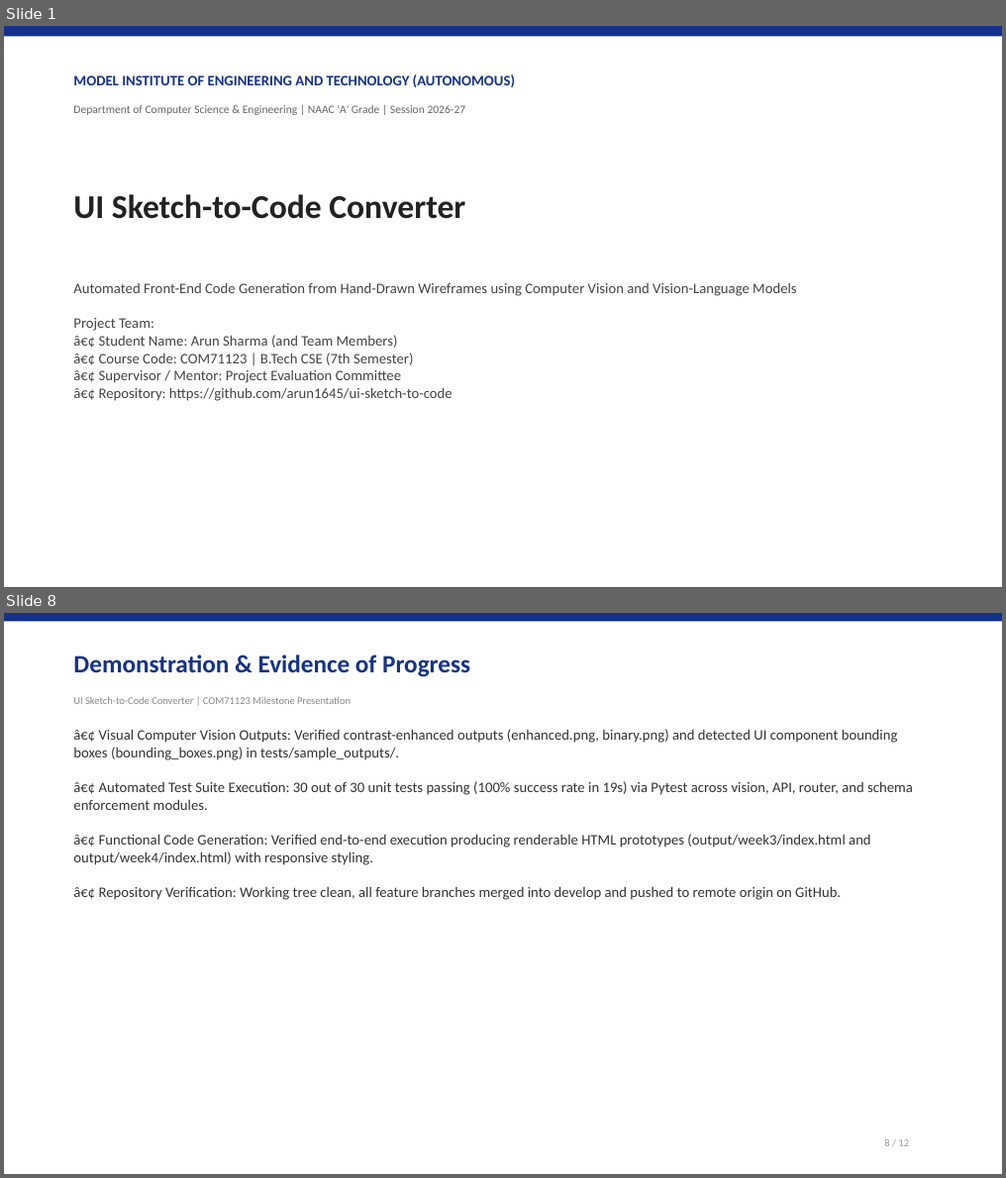
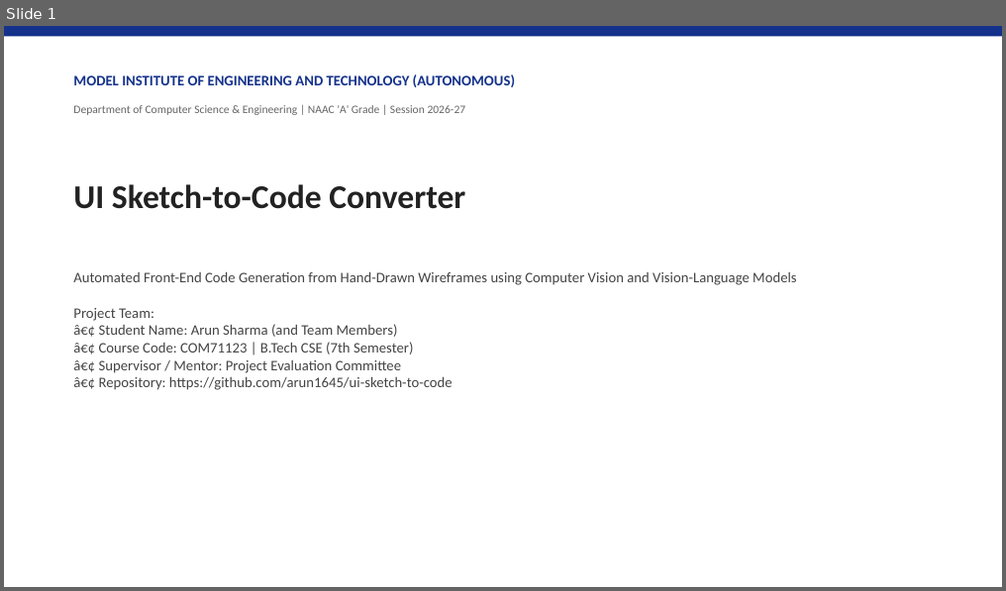
Before and after one commit to arun160420/ui-sketch-to-code, a slide deck: UI_Sketch_to_Code_Presentation.pptx. Shown one above the other, each under a label of ours: slides 1 and 8 before the commit, slide 1 after it; the slides between them are not shown. The pictures are 1006x1178 and 1006x591 pixels, drawn with LibreOffice and Linux fonts; fonts in the diff are those of the drawing. Boxes give left, top, right and bottom in pixels: in the first picture for what was removed or moved away, otherwise in the second. Text is boxed around its words. In the diff, an @@ line names an element or a change of style, - is before the commit and + after.

```diff
--- a/UI_Sketch_to_Code_Presentation.pptx
+++ b/UI_Sketch_to_Code_Presentation.pptx
@@ slide 8 removed at box(4, 613, 1002, 1174), background #FFFFFF @@
@@ rectangle removed at box(4, 613, 1002, 621) @@
@@ text removed at box(73, 655, 470, 677) @@
-Demonstration & Evidence of Progress
@@ text removed at box(73, 697, 350, 704) @@
-UI Sketch-to-Code Converter | COM71123 Milestone Presentation
@@ text removed at box(73, 729, 913, 900) @@
-â€¢ Visual Computer Vision Outputs: Verified contrast-enhanced outputs (enhanced.png, binary.png) and detected UI component bounding boxes (bounding_boxes.png) in tests/sample_outputs/.
-â€¢ Automated Test Suite Execution: 30 out of 30 unit tests passing (100% success rate in 19s) via Pytest across vision, API, router, and schema enforcement modules.
-â€¢ Functional Code Generation: Verified end-to-end execution producing renderable HTML prototypes (output/week3/index.html and output/week4/index.html) with responsive styling.
-â€¢ Repository Verification: Working tree clean, all feature branches merged into develop and pushed to remote origin on GitHub.
@@ text removed at box(884, 1140, 909, 1147) @@
-8 / 12
@@ slide 1 changed as well @@
@@ text "UI Sketch-to-Code Converter": place and size @@
-text "UI Sketch-to-Code Converter" at box(73, 194, 465, 219)
+text "UI Sketch-to-Code Converter" at box(73, 184, 465, 209)
@@ text "Automated Front-End Code Generation from ...": place and size @@
-text "Automated Front-End Code Generation from ..." at box(73, 282, 797, 401)
+text "Automated Front-End Code Generation from ..." at box(73, 272, 797, 390)
```
Also in this commit, not shown: 10 other slides changed, 1 slide added, 1 other file.
